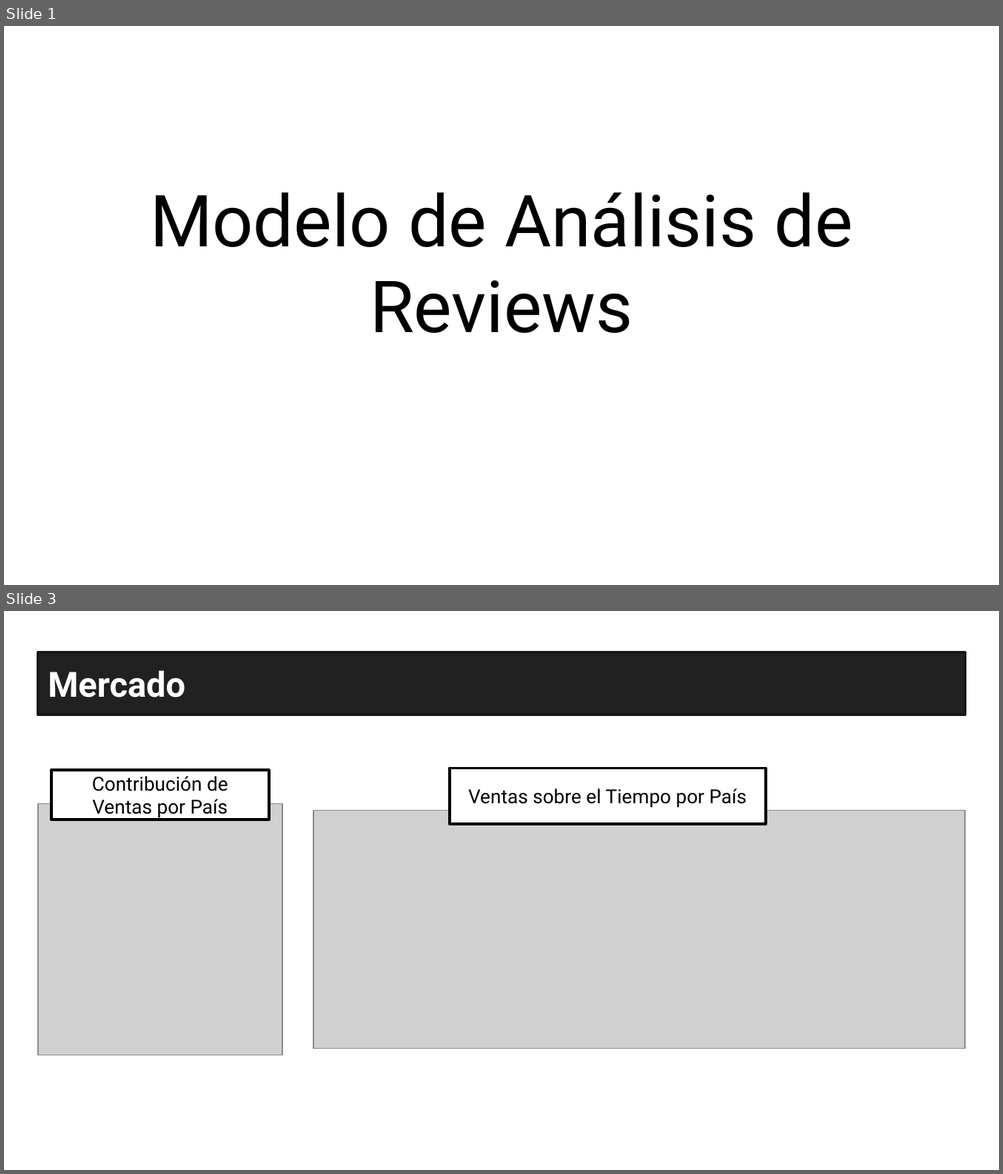
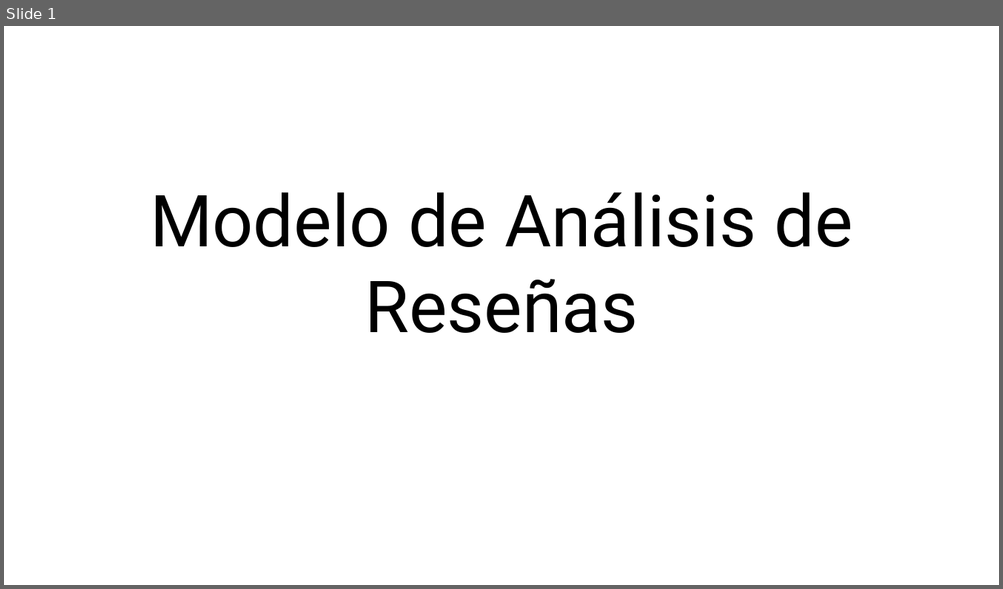
Before and after one commit to EnricPH/Evolve_NLP_Project, a slide deck: recursos/Presentación.pptx. Shown one above the other, each under a label of ours: slides 1 and 3 before the commit, slide 1 after it; the slides between them are not shown. The pictures are 1003x1174 and 1003x589 pixels, drawn with LibreOffice and Linux fonts; fonts in the diff are those of the drawing; grey boxes stand for pictures. Boxes give left, top, right and bottom in pixels: in the first picture for what was removed or moved away, otherwise in the second. Text is boxed around its words. In the diff, an @@ line names an element or a change of style, - is before the commit and + after.

```diff
--- a/recursos/Presentación.pptx
+++ b/recursos/Presentación.pptx
@@ slide 3 removed at (4, 611, 999, 1170), background #FFFFFF @@
@@ title removed at (48, 670, 185, 698) @@
-Mercado
@@ rectangle removed at (51, 770, 269, 819) @@
-Contribución de Ventas por País
@@ rectangle removed at (449, 768, 766, 824) @@
-Ventas sobre el Tiempo por País
@@ picture removed at (38, 804, 282, 1056) @@
@@ picture removed at (313, 810, 965, 1048) @@
@@ slide 1 changed as well @@
@@ title at (150, 192, 852, 333): text changed @@
-Modelo de Análisis de Reviews
+Modelo de Análisis de Reseñas
```
Also in this commit, not shown: 1 other slide changed, 6 slides added, 4 other slides removed, 3 other files.
